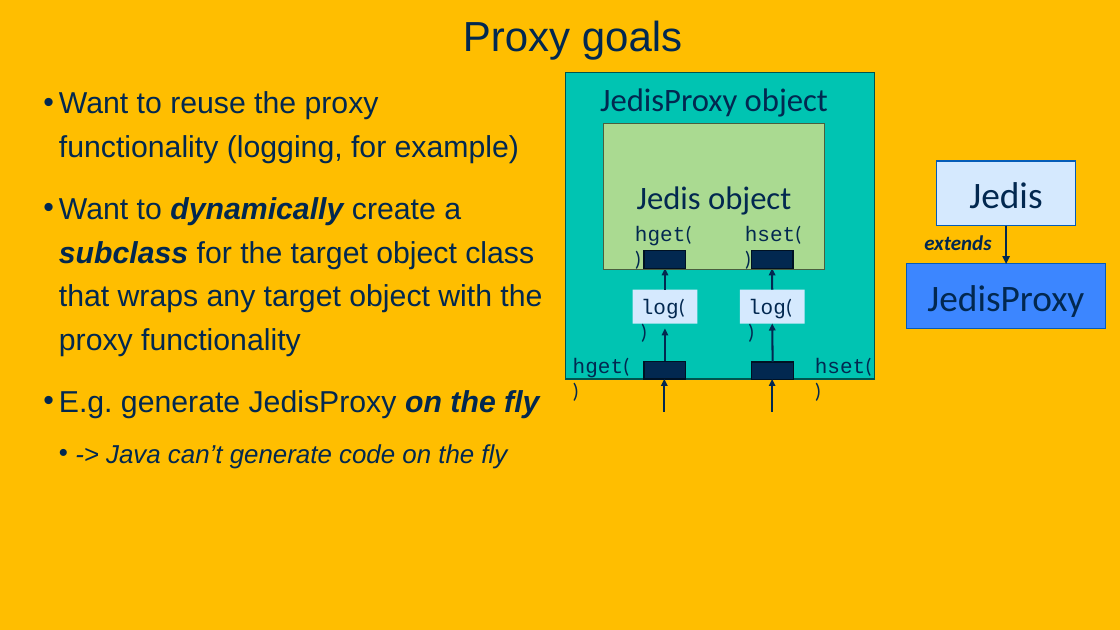
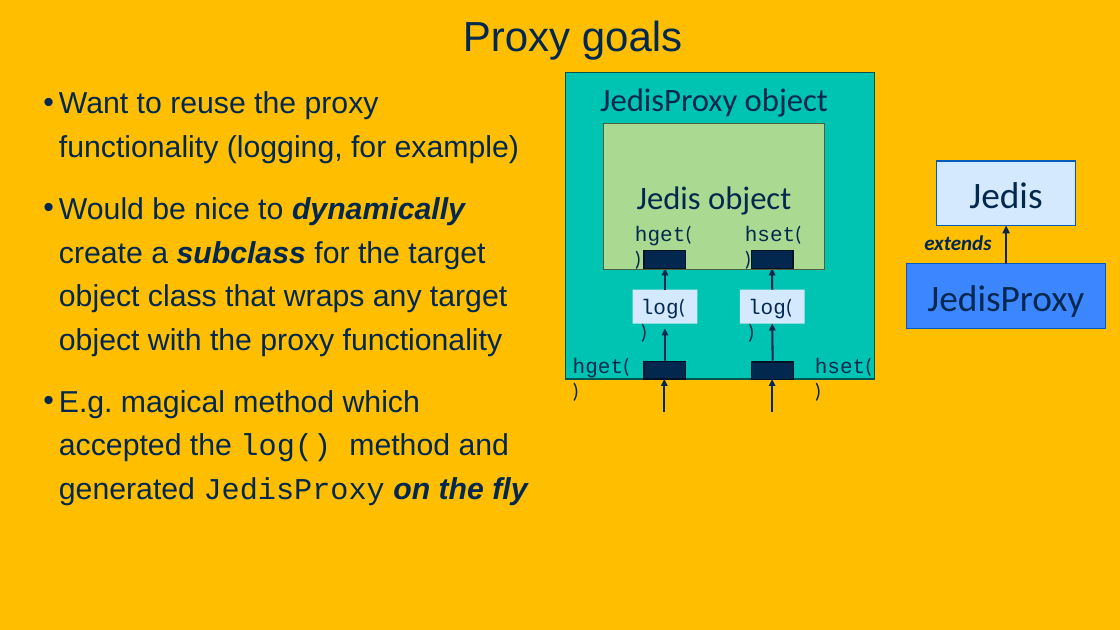
Before and after one commit to davsec-teaching/ECS160-Winter2025, a slide deck: slide 77 of slides/5_annotations_and_reflection.pptx (slide 72 before the commit). Drawn at 1120x630 pixels with LibreOffice and Linux fonts; fonts in the diff are those of the drawing; background and template pictures are left out. Boxes give left, top, right and bottom in pixels: in the first picture for what was removed or moved away, otherwise in the second. Text is boxed around its words. In the diff, an @@ line names an element or a change of style, - is before the commit and + after.

Commit message:
update proxy slides

```diff
--- a/slides/5_annotations_and_reflection.pptx
+++ b/slides/5_annotations_and_reflection.pptx
@@ text at bbox=[59, 197, 527, 506]: text changed @@
-• Want to dynamically create a subclass for the target object class that wraps any target object with the proxy functionality
-• E.g. generate JedisProxy on the fly
-  • -> Java can’t generate code on the fly
+• Would be nice to dynamically create a subclass for the target object class that wraps any target object with the proxy functionality
+• E.g. magical method which accepted the log() method and generated JedisProxy on the fly
@@ arrow moved from (1007, 226) - (1007, 264) to (1007, 264) - (1007, 226) @@
```
Also in this commit, not shown: 13 other slides changed, 20 slides added, 3 slides removed.
